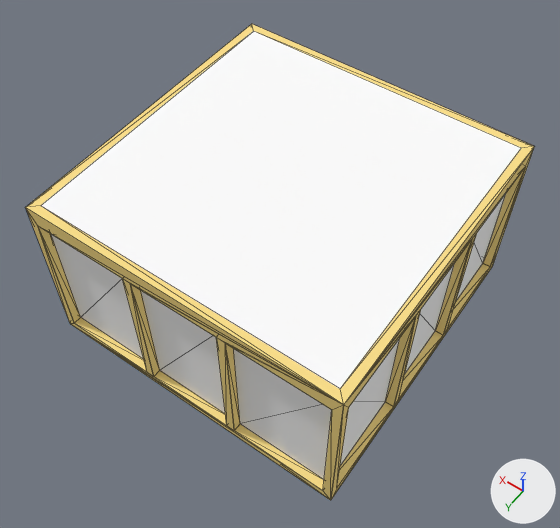
The Blender file MagicaVoxel/building_bottom.blend as it was, and as the next commit left it.
One viewpoint serves both versions: a 50 mm lens placed at (-3.08, 4.45, 7.5), pointed at (-0.17, 0.39, 1.12). The lights are fixed; the arrows at lower right show +X, +Y and +Z. Mesh edges are drawn as thin lines.

Objects in the first picture: 'building'.
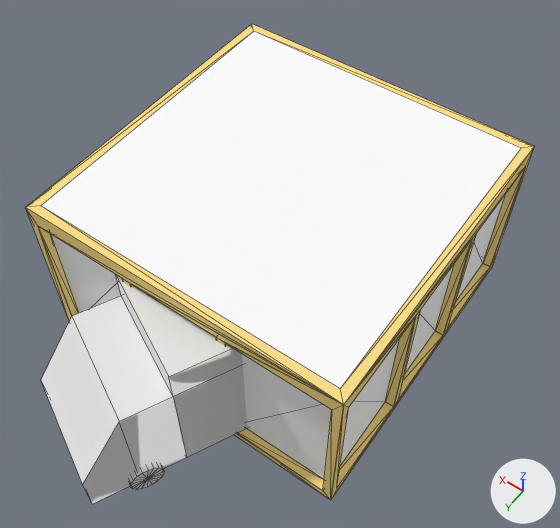
What the commit changed:
Material 'CAR_06' (mat_car_06) is new.
Its base color is (0.8, 0.8, 0.8) (white #e7e7e7).
Mesh me_car_09 is new.
It has 172 vertices, 234 faces and spans x -63.0..57.7, y -9.7..56.9, z -25.9..25.9.
It uses material mat_car_06 (its picture is missing).
Object 'Car_09' (ob_car_09) is new; it shows me_car_09.
Its location is (-0.05, 1.59, 0.26).
Its rotation in degrees is (90, 0, 64).
Its scale is (0.026, 0.026, 0.026).

Where the change shows, as pixel boxes (x1, y1, x2, y2) in the pictures (560 x 528 px):
'Car_09', added
    after: (41, 275, 247, 504)
